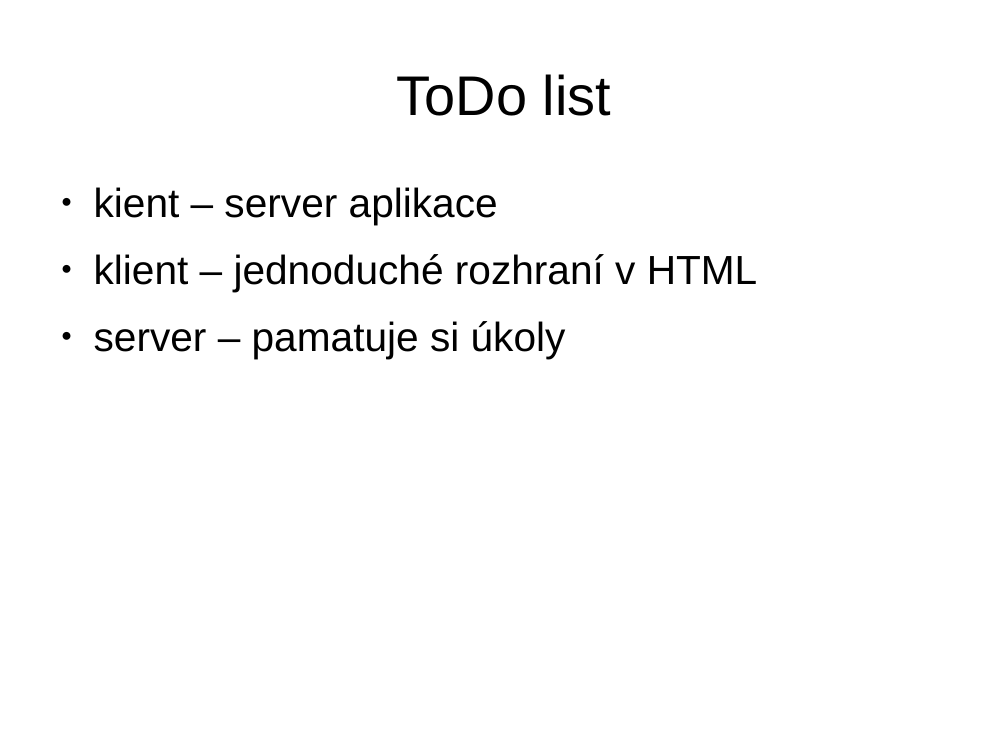
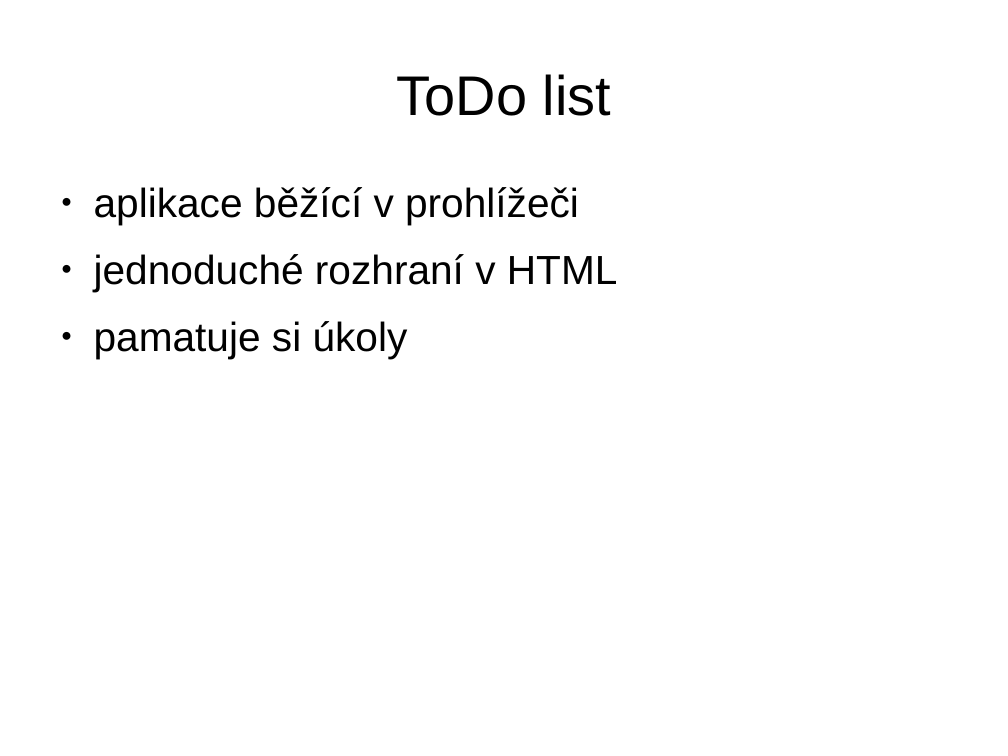
Before and after one commit to elmordo/MILTSWorkshop, a slide deck: slide 16 of Prezentace.odp. Drawn at 1008x756 pixels with LibreOffice and Linux fonts; fonts in the diff are those of the drawing. Boxes give left, top, right and bottom in pixels: in the first picture for what was removed or moved away, otherwise in the second. Text is boxed around its words. In the diff, an @@ line names an element or a change of style, - is before the commit and + after.

```diff
--- a/Prezentace.odp
+++ b/Prezentace.odp
@@ text at [94, 187, 618, 358]: text changed @@
-● kient – server aplikace
-● klient – jednoduché rozhraní v HTML
-● server – pamatuje si úkoly
+● aplikace běžící v prohlížeči
+● jednoduché rozhraní v HTML
+● pamatuje si úkoly
```
Also in this commit, not shown: 4 other files.
